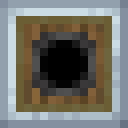
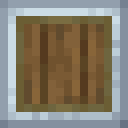
The second 128px x 128px image is a revision of the first. Changes to its layers:
painted on "osmium" over [112, 40, 120, 48]
hid "gearbox" over [32, 32, 96, 96]
renamed "レイヤー" to "レイヤー #1", painted on it over [32, 16, 96, 112]
